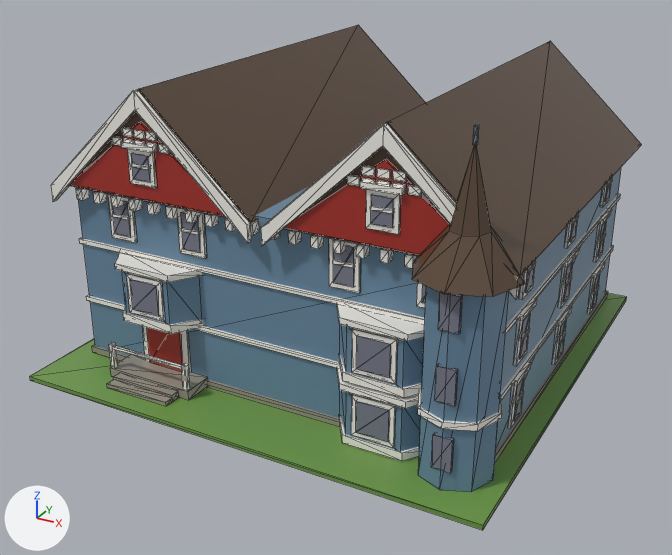
A saved change to the glTF model assets/managed-models/buildings/house-2x2-3f-victorian-a/house-2x2-3f-victorian-a.glb.
Before and after are seen from a 50 mm lens placed at (1.75, -3.35, 1.95), pointed at (-0.01, -0.14, 0.35). Arrows for +X, +Y and +Z are at lower left; the lights stay in place. The picture after the commit comes second. Mesh edges are drawn as thin lines. Vertices at exactly the same position are counted once.

Objects in the first picture: 'house-2x2-3f-victorian-a'.
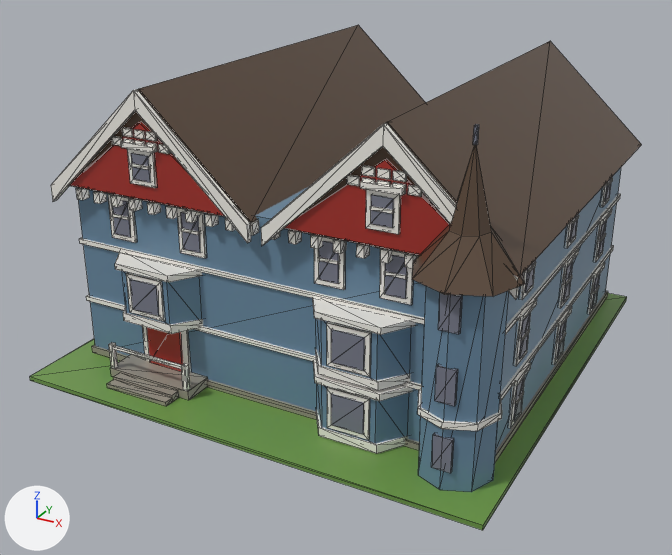
Pixel boxes [x1, y1, x2, y2] of what changed, in the pictures (672 x 555 px; the box of a moved part takes in the faces that stretch with it):
part 1 of me_house_2x2_3f_victorian_a, moved or reshaped
    before: [340, 390, 421, 451]
    after: [317, 384, 409, 444]
part 2 of me_house_2x2_3f_victorian_a, moved or reshaped
    before: [337, 367, 418, 409]
    after: [313, 360, 413, 401]
part 3 of me_house_2x2_3f_victorian_a, moved or reshaped
    before: [339, 416, 419, 461]
    after: [316, 409, 408, 454]
part 4 of me_house_2x2_3f_victorian_a, moved or reshaped
    before: [356, 401, 390, 442]
    after: [331, 394, 364, 434]
part 5 of me_house_2x2_3f_victorian_a, moved or reshaped
    before: [351, 394, 396, 448]
    after: [327, 387, 370, 440]
part 6 of me_house_2x2_3f_victorian_a, moved or reshaped
    before: [340, 325, 424, 387]
    after: [316, 319, 411, 380]
part 7 of me_house_2x2_3f_victorian_a, moved or reshaped
    before: [337, 303, 425, 341]
    after: [312, 297, 415, 335]
part 8 of me_house_2x2_3f_victorian_a, moved or reshaped
    before: [339, 355, 422, 398]
    after: [315, 349, 410, 391]
part 9 of me_house_2x2_3f_victorian_a, moved or reshaped
    before: [356, 335, 391, 378]
    after: [331, 329, 365, 371]
part 10 of me_house_2x2_3f_victorian_a, moved or reshaped
    before: [352, 328, 398, 384]
    after: [327, 322, 371, 377]
part 11 of me_house_2x2_3f_victorian_a, moved or reshaped
    before: [329, 238, 361, 293]
    after: [314, 237, 345, 290]
part 12 of me_house_2x2_3f_victorian_a, moved or reshaped
    before: [333, 245, 354, 287]
    after: [318, 241, 339, 284]
part 13 of me_house_2x2_3f_victorian_a, moved or reshaped
    before: [333, 260, 354, 268]
    after: [318, 257, 339, 265]
part 14 of me_house_2x2_3f_victorian_a, moved or reshaped (mostly hidden before)
    before: [417, 282, 425, 308]
    after: [380, 251, 413, 305]
part 15 of me_house_2x2_3f_victorian_a, moved or reshaped (mostly hidden before)
    before: [422, 284, 426, 303]
    after: [384, 255, 407, 299]
part 16 of me_house_2x2_3f_victorian_a, moved or reshaped (not visible before)
    after: [384, 271, 407, 279]

The change, as a list of edits to the scene's bpy script:
```text
Change me_house_2x2_3f_victorian_a:
    where me_house_2x2_3f_victorian_a.from_pydata(...)  # 1623 vertices, 2454 faces; spans x -1.0..1.0, y -1.0..1.0, z 0.0..1.25
    used by ob_house_2x2_3f_victorian_a; location = (0.0, 0.0, 0.0)
    me_house_2x2_3f_victorian_a part 1: the loose piece of 8 vertices spanning x 0.31..0.69, y -0.8..-0.7, z 0.04..0.25 is moved by (-0.1, 0.0, 0.0)
    me_house_2x2_3f_victorian_a part 2: the loose piece of 8 vertices spanning x 0.29..0.71, y -0.81..-0.69, z 0.25..0.28 is moved by (-0.1, 0.0, 0.0)
    me_house_2x2_3f_victorian_a part 3: the loose piece of 8 vertices spanning x 0.3..0.7, y -0.81..-0.69, z 0.03..0.06 is moved by (-0.1, 0.0, 0.0)
    me_house_2x2_3f_victorian_a part 4: the loose piece of 8 vertices spanning x 0.44..0.56, y -0.81..-0.8, z 0.09..0.22 is moved by (-0.1, 0.0, 0.0)
    me_house_2x2_3f_victorian_a part 5: the loose piece of 8 vertices spanning x 0.41..0.58, y -0.81..-0.8, z 0.07..0.24 is moved by (-0.1, 0.0, 0.0)
    me_house_2x2_3f_victorian_a part 6: the loose piece of 8 vertices spanning x 0.31..0.69, y -0.8..-0.7, z 0.3..0.51 is moved by (-0.1, 0.0, 0.0)
    me_house_2x2_3f_victorian_a part 7: the loose piece of 8 vertices spanning x 0.29..0.71, y -0.81..-0.69, z 0.51..0.54 is moved by (-0.1, 0.0, 0.0)
    me_house_2x2_3f_victorian_a part 8: the loose piece of 8 vertices spanning x 0.3..0.7, y -0.81..-0.69, z 0.28..0.32 is moved by (-0.1, 0.0, 0.0)
    me_house_2x2_3f_victorian_a part 9: the loose piece of 8 vertices spanning x 0.44..0.56, y -0.81..-0.8, z 0.35..0.48 is moved by (-0.1, 0.0, 0.0)
    me_house_2x2_3f_victorian_a part 10: the loose piece of 8 vertices spanning x 0.41..0.58, y -0.81..-0.8, z 0.33..0.5 is moved by (-0.1, 0.0, 0.0)
    me_house_2x2_3f_victorian_a part 11: the loose piece of 8 vertices spanning x 0.27..0.39, y -0.71..-0.7, z 0.59..0.78 is moved by (-0.06, 0.0, 0.0)
    me_house_2x2_3f_victorian_a part 12: the loose piece of 8 vertices spanning x 0.29..0.37, y -0.71..-0.7, z 0.61..0.76 is moved by (-0.06, 0.0, 0.0)
    me_house_2x2_3f_victorian_a part 13: the loose piece of 8 vertices spanning x 0.29..0.37, y -0.72..-0.7, z 0.69..0.7 is moved by (-0.06, 0.0, 0.0)
    me_house_2x2_3f_victorian_a part 14: the loose piece of 8 vertices spanning x 0.61..0.73, y -0.71..-0.7, z 0.59..0.78 is moved by (-0.14, 0.0, 0.0)
    me_house_2x2_3f_victorian_a part 15: the loose piece of 8 vertices spanning x 0.63..0.71, y -0.71..-0.7, z 0.61..0.76 is moved by (-0.14, 0.0, 0.0)
    me_house_2x2_3f_victorian_a part 16: the loose piece of 8 vertices spanning x 0.63..0.71, y -0.72..-0.7, z 0.69..0.7 is moved by (-0.14, 0.0, 0.0)
```
